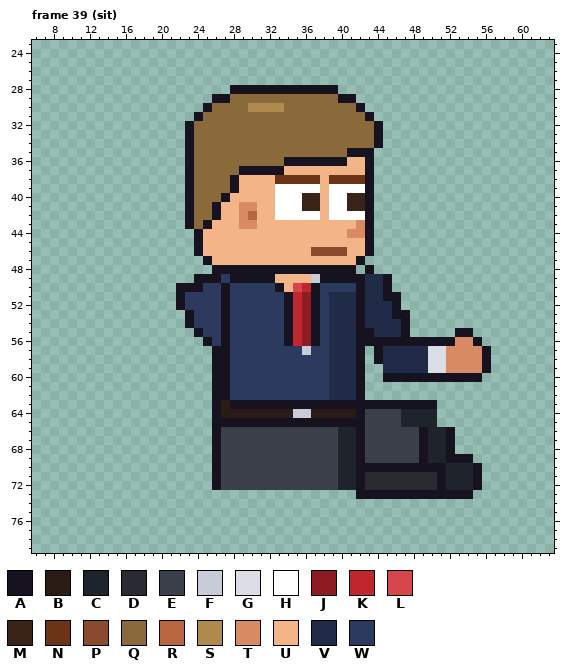
Pixel-art file: sprites/staff/sales_vic_right_anim.aseprite. Above, as it was before the edit.
64x80 pixels, 129 frames. Colours within 5 levels of each other are drawn and written as one. Shown: frame 39 (sit): x 6..63, y 23..79. The old version is drawn lined up with the new one. The commit also changed other frames, which this record leaves out.
Visible layers, top first: "Arm Top", "Tie", "Vest", "Hair", "Face", "Watch", "Near Arm", "Collar", "Belt", "Shirt", "Body", "Back Arm", "Pants", "Shoes".
Palette (. is transparent): A #17121f  B #2a1c14  C #1f232b  D #2a2a33  E #3a3f4a  F #c8ccd8  G #dadde6  H #ffffff  J #8e1b21  K #c0262d  L #d8454b  M #3a2418  N #6b3416  P #8a4a2e  Q #8a6a3a  R #b8663f  S #b08a4c  T #d88a62  U #f3b488  V #1f2b47  W #2b3a5e
Pixels before, frame 39 (sit) (only the part around the change), first column x 11:
43 ............AQAUUUTTUUUUUUUUUUUTA....................
44 .............AUUUUUUUUUUUUUUUUTTA....................
45 .............AUUUUUUUUUUUUUUUUUUA....................
46 .............AUUUUUUUUUUUUPPPPUUA....................
47 ..............AUUUUUUUUUUUUUUUUA.....................
48 ...............AAAAAAAAAAAAAAAA.A....................
49 .............AAAWAAAAAUUUUFAAAAAVVA..................
50 ...........AAAWWAWWWWWAULKAWWWWAVVA..................
51 ...........AWWWWAWWWWWWAKJAWVVVAVVAA.................
52 ...........AWWWWAWWWWWWAKJAWVVVAVVVA.................
53 ............AWWWAWWWWWWAKJAWVVVAVVVAA................
54 ............AWWWAWWWWWWAKJAWVVVAVVVVA................
55 .............AWWAWWWWWWAKJAWVVVAAVVVA.....AA.........
56 ..............AWAWWWWWWAKJAWVVVAAAAAAAAAAATTA........
57 ...............AAWWWWWWWWFWWVVVA.AVVVVVGGTTTTA.......
58 ...............AAWWWWWWWWWWWVVVA.AVVVVVGGTTTTA.......
59 ...............AAWWWWWWWWWWWVVVA..VVVVVGGTTTTA.......
60 ...............AAWWWWWWWWWWWVVVA..AAAAAAAAAAA........
61 ...............AAWWWWWWWWWWWVVVA.....................
62 ...............AAWWWWWWWWWWWVVVA.....................
63 ...............ABAAAAAAAAAAAAAAAAAAAAAAA.............
64 ...............ABBBBBBBBFFBBBBBAEEEECCCC.............
65 ...............AAAAAAAAAAAAAAAAAEEEECCCC.............
66 ...............AEEEEEEEEEEEEECCAEEEEEEACCA...........
67 ...............AEEEEEEEEEEEEECCAEEEEEEACCA...........
68 ...............AEEEEEEEEEEEEECCAEEEEEEACCA...........
69 ...............AEEEEEEEEEEEEECCAEEEEEEACCAAA.........
70 ...............AEEEEEEEEEEEEECCAAAAAAAAAACCCA........
71 ...............AEEEEEEEEEEEEECCADDDDDDDDACCCA........
72 ...............AEEEEEEEEEEEEECCADDDDDDDDACCCA........
73 ...............................AAAAAAAAAAAAA.........
74 .....................................................
75 .....................................................
76 .....................................................
77 .....................................................
78 .....................................................
79 .....................................................
After the commit:
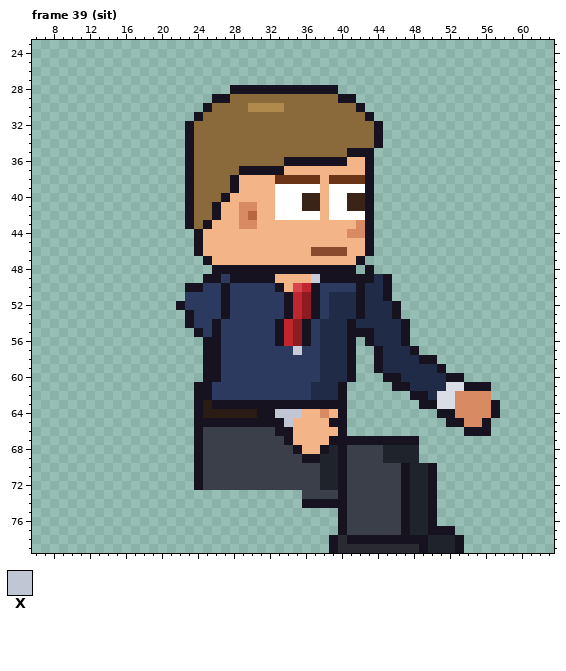
Colours new in this view: X #c0c6d4
The exact change:
whole drawing moved by +2,-6 (the old picture is shown already moved)
Frame 39 (sit):
y 49: x 24 A -> .; x 43 V -> A
y 50: x 22 A -> .
y 51: x 22 A -> .; x 46 A -> .
y 53: x 47 A -> .
y 54: x 26..27 WA -> AW; x 33..38 WAKJAW -> AKJAWV; x 41..42 VA -> AV
y 55: x 26..27 WA -> AW; x 33..38 WAKJAW -> AKJAWV; x 41 V -> A; x 53..54 AA -> ..
y 56: x 26..27 WA -> AW; x 33..38 WAKJAW -> AKJAWV; x 41..42 VA -> A.; x 44..46 AAA -> VVV; x 48..55 AAAAATTA -> ........
y 57: x 25 . -> A; x 27 A -> W; x 35..36 WF -> FW; x 38 W -> V; x 41..42 VA -> A.; x 48..56 VVGGTTTTA -> A........
y 58: x 25 . -> A; x 27 A -> W; x 38 W -> V; x 41..42 VA -> A.; x 49..56 VGGTTTTA -> AA......
y 59: x 25 . -> A; x 27 A -> W; x 38 W -> V; x 41..42 VA -> A.; x 44 . -> A; x 50..56 GGTTTTA -> VA.....
y 60: x 25 . -> A; x 27 A -> W; x 38 W -> V; x 41..42 VA -> A.; x 47..51 AAAAA -> VVVVV; x 54..55 AA -> ..
y 61: x 24..27 ..AA -> AAWW; x 37..38 WW -> VV; x 40..42 VVA -> A..; x 46..56 ........... -> AAVVVVGGAAA
y 62: x 24..27 ..AA -> AAWW; x 37..38 WW -> VV; x 40..42 VVA -> A..; x 48..56 ......... -> AAVGGTTTT
y 63: x 24..25 .. -> AB; x 27 B -> A; x 41..48 AAAAAAAA -> ........; x 51..57 ....... -> GGTTTTA
y 64: x 24..26 ..A -> ABB; x 31..57 BBBBFFBBBBBAEEEECCCC....... -> AAXXXUUTUA..........AATTTTA
y 65: x 24..25 .. -> AA; x 34..38 AAAAA -> XUUUU; x 41..50 AAEEEECCCC -> ..........; x 52..56 ..... -> AATTA
y 66: x 24..26 ..A -> AEE; x 33..52 EEEEEEECCAEEEEEEACCA -> AAUUUUUA............; x 54..56 ... -> AAA
y 67: x 24..26 ..A -> AEE; x 34..41 EEEEEECC -> AUUUUAAA; x 43..52 EEEEEEACCA -> AAAAAA....
y 68: x 24..26 ..A -> AEE; x 35..42 EEEEECCA -> AUUACAEE; x 45..52 EEEEACCA -> CCCC....
y 69: x 24..26 ..A -> AEE; x 36..42 EEEECCA -> AACCAEE; x 45..54 EEEEACCAAA -> CCCC......
y 70: x 24..26 ..A -> AEE; x 38..46 EECCAAAAA -> CCAEEEEEE; x 48..49 AA -> CC; x 51..55 ACCCA -> .....
y 71..72: x 24..26 ..A -> AEE; x 38..55 EECCADDDDDDDDACCCA -> CCAEEEEEEACCA.....
y 73: x 36..46 ......AAAAA -> EEEEAEEEEEE; x 48..49 AA -> CC; x 51..54 AAAA -> ....
y 74: x 36..50 ............... -> AAAAAEEEEEEACCA
y 75..76: x 40..50 ........... -> AEEEEEEACCA
y 77: x 40..52 ............. -> AEEEEEEACCAAA
y 78: x 39..53 ............... -> ADAAAAAAAAACCCA
y 79: x 39..53 ............... -> ADDDDDDDDDACCCA
